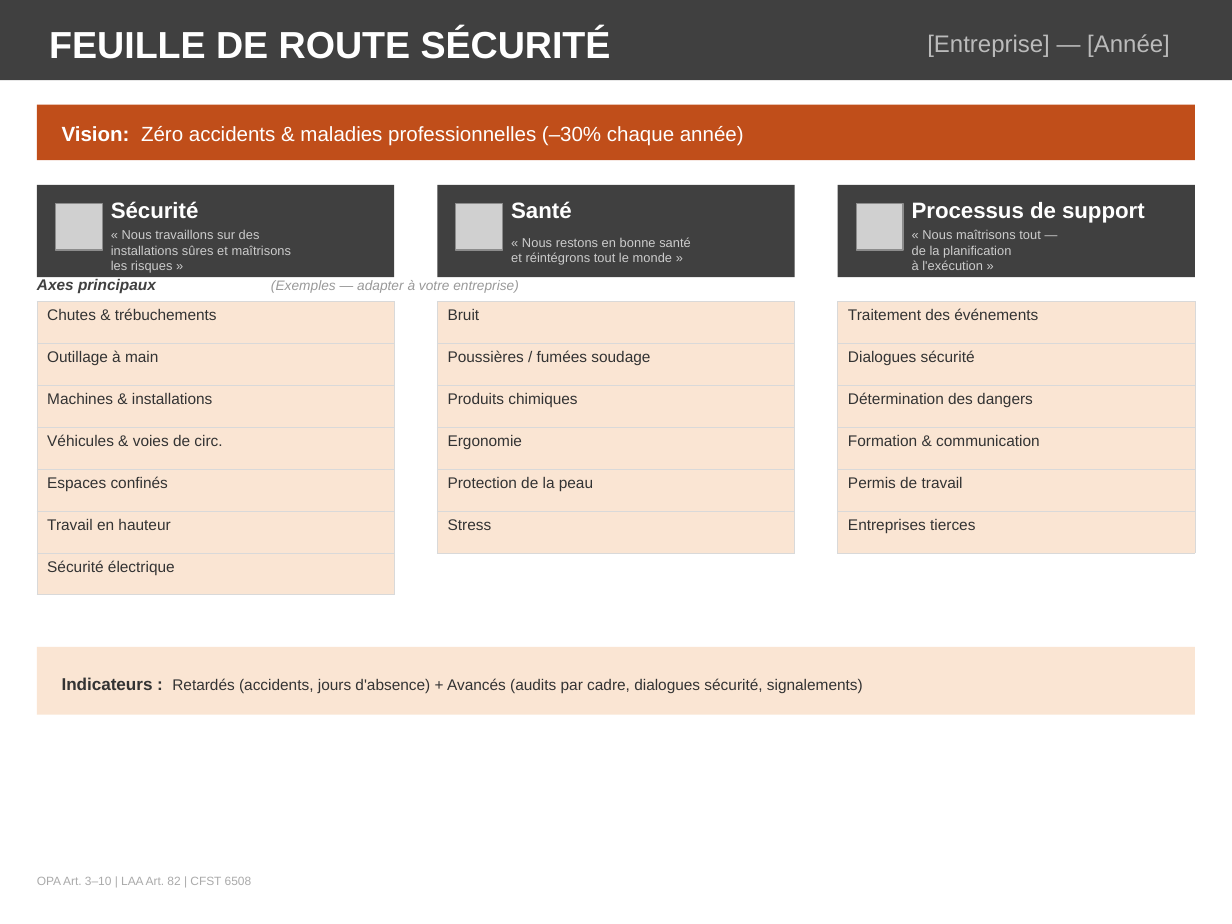
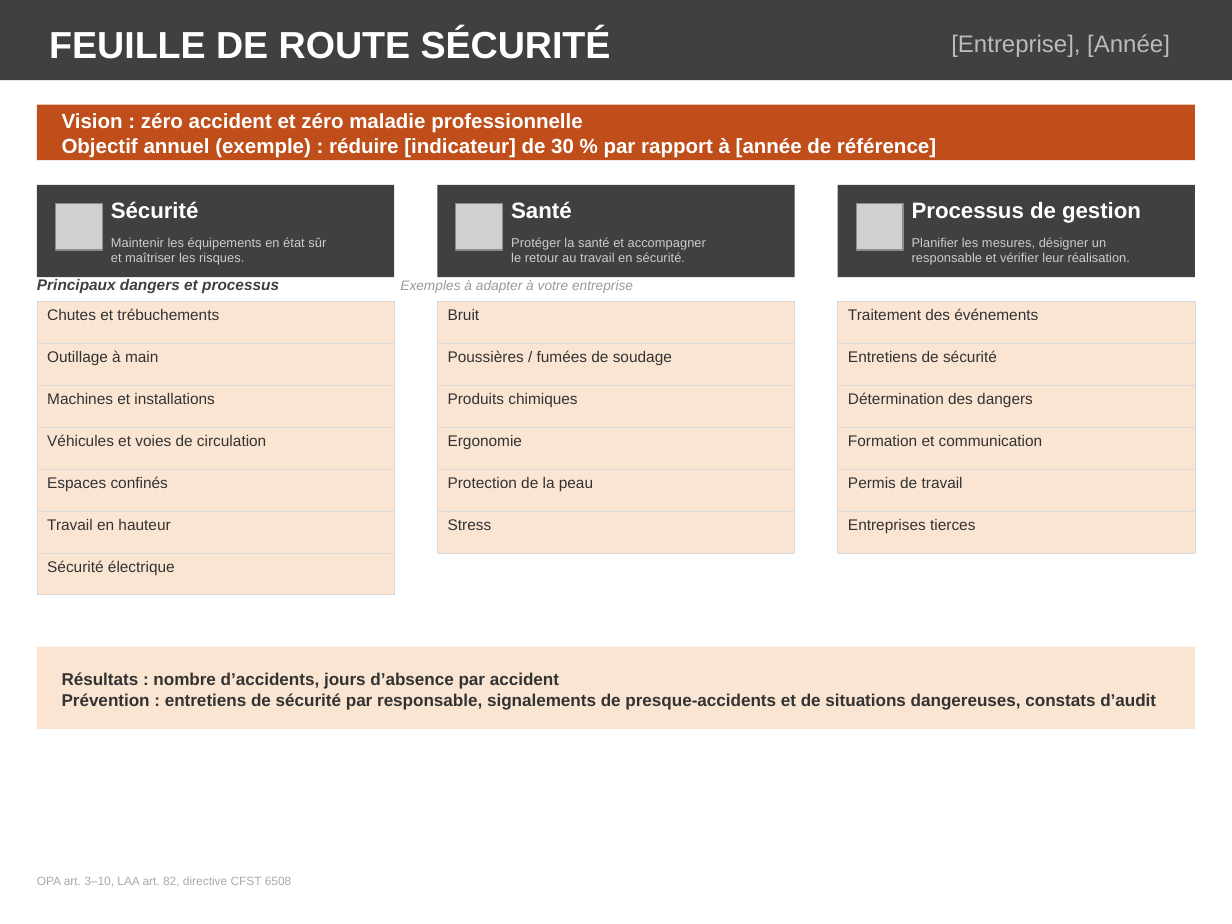
Before and after one commit to odcpw/SafetyTemplates, a slide deck: slide 1 of Template_Safety_Roadmap_FR.pptx. Drawn at 1232x924 pixels with LibreOffice and Linux fonts; fonts in the diff are those of the drawing; grey boxes stand for pictures. Boxes give left, top, right and bottom in pixels: in the first picture for what was removed or moved away, otherwise in the second. Text is boxed around its words. In the diff, an @@ line names an element or a change of style, - is before the commit and + after.

```diff
--- a/Template_Safety_Roadmap_FR.pptx
+++ b/Template_Safety_Roadmap_FR.pptx
@@ text at bbox=[951, 34, 1170, 57]: text changed @@
-[Entreprise] — [Année]
+[Entreprise], [Année]
@@ text at bbox=[62, 113, 936, 158]: text changed; bold on @@
-Vision: Zéro accidents & maladies professionnelles (–30% chaque année)
+Vision : zéro accident et zéro maladie professionnelle
+Objectif annuel (exemple) : réduire [indicateur] de 30 % par rapport à [année de référence]
@@ text at bbox=[912, 202, 1141, 223]: text changed @@
-Processus de support
+Processus de gestion
@@ text at bbox=[111, 237, 326, 265]: text changed @@
-« Nous travaillons sur des
-installations sûres et maîtrisons
-les risques »
+Maintenir les équipements en état sûr
+et maîtriser les risques.
@@ text at bbox=[511, 237, 706, 262]: text changed @@
-« Nous restons en bonne santé
-et réintégrons tout le monde »
+Protéger la santé et accompagner
+le retour au travail en sécurité.
@@ text at bbox=[912, 237, 1130, 265]: text changed @@
-« Nous maîtrisons tout —
-de la planification
-à l'exécution »
+Planifier les mesures, désigner un
+responsable et vérifier leur réalisation.
@@ text at bbox=[37, 279, 279, 293]: text changed @@
-Axes principaux
+Principaux dangers et processus
@@ text at bbox=[400, 280, 633, 293]: text changed @@
-(Exemples — adapter à votre entreprise)
+Exemples à adapter à votre entreprise
@@ table at bbox=[37, 302, 394, 579] @@
-row 1, column 1: Chutes & trébuchements
+row 1, column 1: Chutes et trébuchements
-row 3, column 1: Machines & installations
+row 3, column 1: Machines et installations
-row 4, column 1: Véhicules & voies de circ.
+row 4, column 1: Véhicules et voies de circulation
@@ table at bbox=[437, 302, 795, 534] @@
-row 2, column 1: Poussières / fumées soudage
+row 2, column 1: Poussières / fumées de soudage
@@ table at bbox=[838, 302, 1195, 537] @@
-row 2, column 1: Dialogues sécurité
+row 2, column 1: Entretiens de sécurité
-row 4, column 1: Formation & communication
+row 4, column 1: Formation et communication
@@ rectangle: place and size @@
-rectangle at bbox=[37, 647, 1195, 715]
+rectangle at bbox=[37, 647, 1195, 729]
@@ text at bbox=[62, 672, 1156, 710]: text changed; size 9 to 10 pt; bold on @@
-Indicateurs : Retardés (accidents, jours d'absence) + Avancés (audits par cadre, dialogues sécurité, signalements)
+Résultats : nombre d’accidents, jours d’absence par accident
+Prévention : entretiens de sécurité par responsable, signalements de presque-accidents et de situations dangereuses, constats d’audit
@@ text at bbox=[37, 876, 292, 886]: text changed @@
-OPA Art. 3–10 | LAA Art. 82 | CFST 6508
+OPA art. 3–10, LAA art. 82, directive CFST 6508
```
Also in this commit, not shown: 1 other slide changed, 15 other files.
